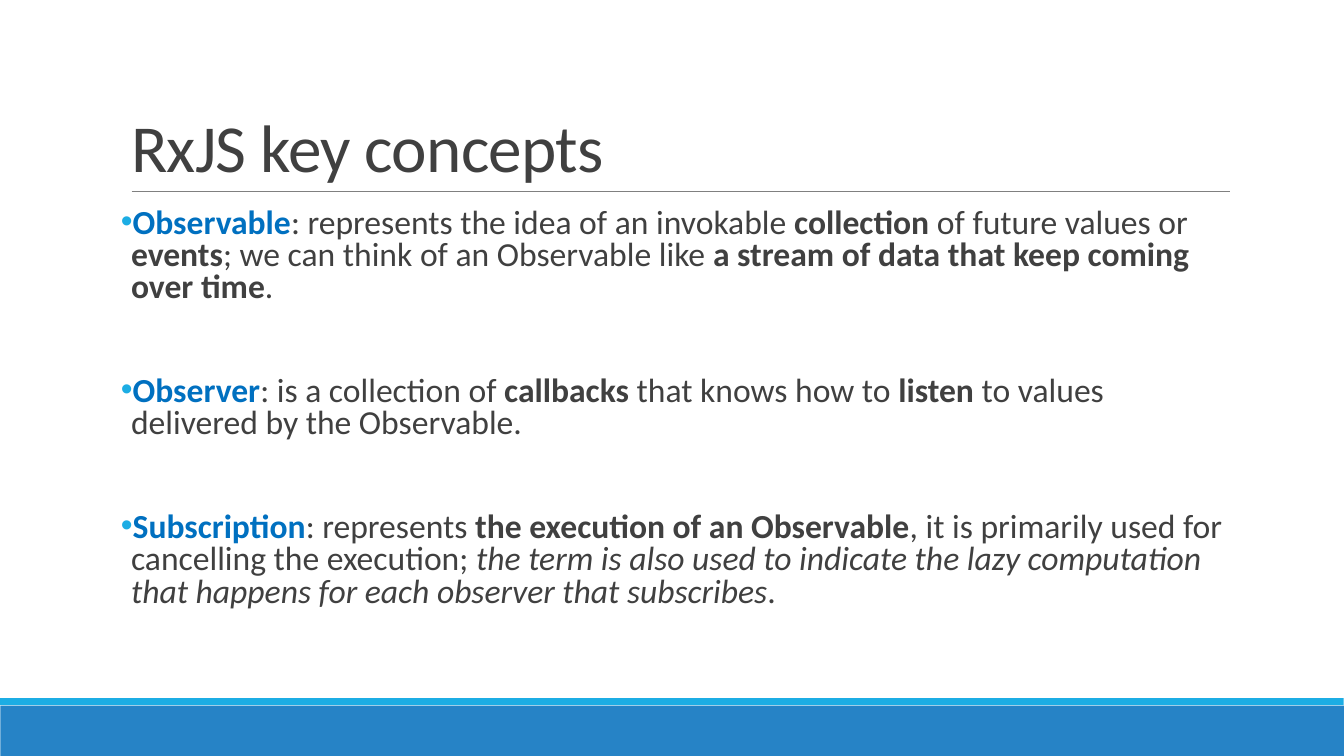
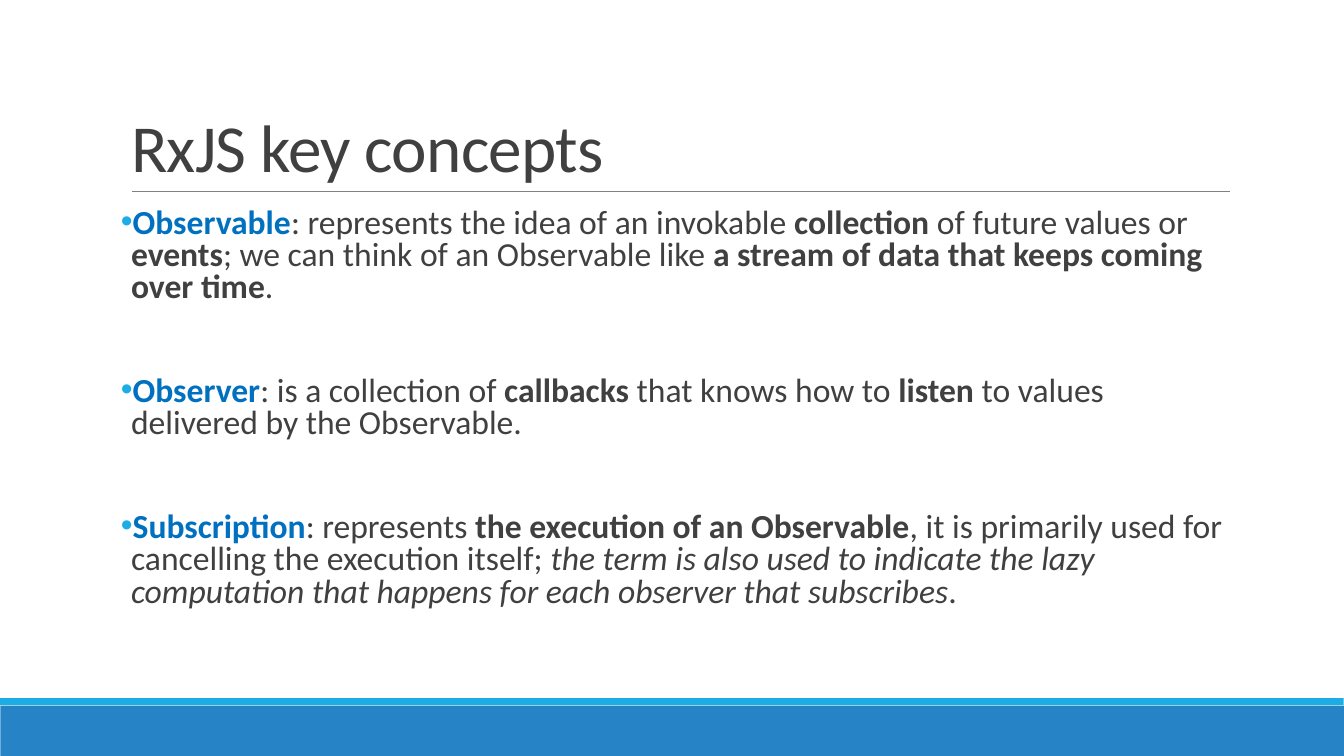
Before and after one commit to AGiorgetti/rxjs101, a slide deck: slide 12 of ReactiveProgramming_RxJS.pptx (slide 11 before the commit). Drawn at 1344x756 pixels with LibreOffice and Linux fonts; fonts in the diff are those of the drawing. Boxes give left, top, right and bottom in pixels: in the first picture for what was removed or moved away, otherwise in the second. Text is boxed around its words. In the diff, an @@ line names an element or a change of style, - is before the commit and + after.

```diff
--- a/ReactiveProgramming_RxJS.pptx
+++ b/ReactiveProgramming_RxJS.pptx
@@ text at (131,210,1202,299): text changed @@
-• Observable: represents the idea of an invokable collection of future values or events; we can think of an Observable like a stream of data that keep coming over time.
+• Observable: represents the idea of an invokable collection of future values or events; we can think of an Observable like a stream of data that keeps coming over time.
@@ text at (131,514,1222,609): text changed @@
-• Subscription: represents the execution of an Observable, it is primarily used for cancelling the execution; the term is also used to indicate the lazy computation that happens for each observer that subscribes.
+• Subscription: represents the execution of an Observable, it is primarily used for cancelling the execution itself; the term is also used to indicate the lazy computation that happens for each observer that subscribes.
```
Also in this commit, not shown: 9 other slides changed, 2 slides added, 1 slide removed, 19 other files.
